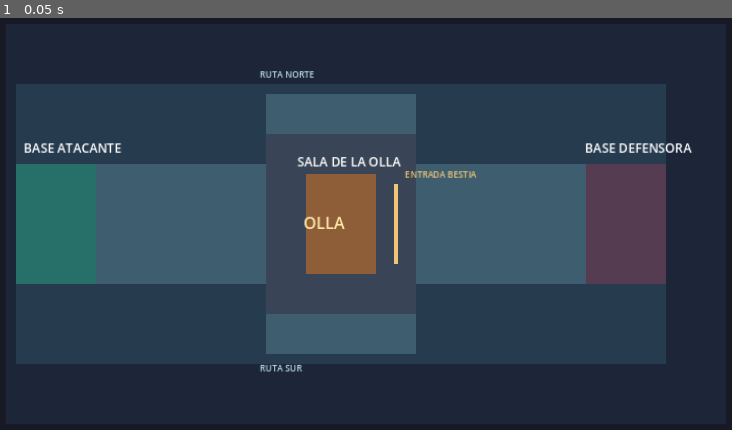
Above: before the commit, frame 1.
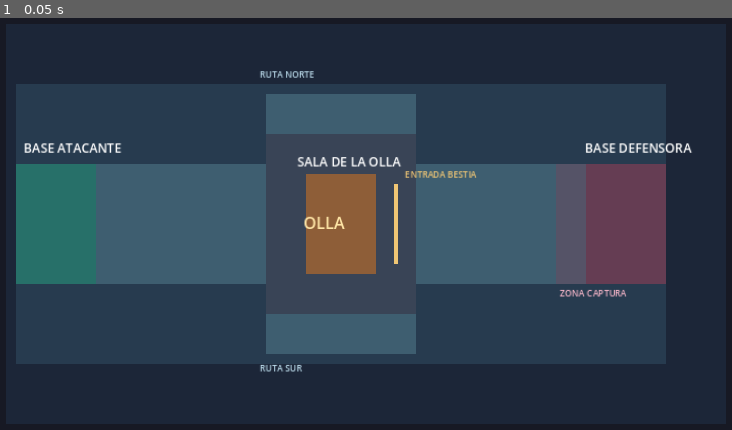
Above: after the commit, the same moment.

Repository: EstacioEA/TechnocumbIA
Game: Godot game, scene res://scenes/map/papoi_map.tscn
Two runs of this game, one before a commit and one after it. Both use one fixed random seed, a clock stepped at 60 frames per second and the inputs below. This scene is started directly instead of the project's main scene.
Inputs:
- Up to frame 1 (0.05 s): no input

The runs differ from the first frame. In frame 1, 0.1% of the frame differs, in the area x 76-86%, y 66-68%.

Commit message:
feat: add host-authorized Papoi pot zone validation

Diff:
--- a/scenes/objectives/papoi_objective_flow.tscn
+++ b/scenes/objectives/papoi_objective_flow.tscn
@@ -1,6 +1,10 @@
 [gd_scene load_steps=2 format=3]
 
 [ext_resource type="Script" path="res://scripts/objectives/papoi_objective_flow.gd" id="1_objective"]
+[ext_resource type="Script" path="res://scripts/objectives/papoi_pot_zone.gd" id="2_pot_zone"]
 
 [node name="PapoiObjectiveFlow" type="Node"]
 script = ExtResource("1_objective")
+
+[node name="PotZoneValidator" type="Node" parent="."]
+script = ExtResource("2_pot_zone")
--- a/scripts/map/papoi_map.gd
+++ b/scripts/map/papoi_map.gd
@@ -21,6 +21,7 @@
 const PAPA_SPAWN := Vector2(1010.0, 384.0)
 const BEAST_SPAWN := Vector2(1040.0, 512.0)
 const POT_ZONE := Rect2(544.0, 304.0, 112.0, 160.0)
+const CAPTURE_ZONE := Rect2(944.0, 288.0, 176.0, 192.0)
 const ESCAPE_ZONE := Rect2(80.0, 288.0, 128.0, 192.0)
 const ROUTES := [
 	Rect2(208.0, 288.0, 272.0, 192.0),
@@ -57,6 +58,9 @@
 
 func is_position_in_pot(position: Vector2) -> bool:
 	return POT_ZONE.has_point(position)
+
+func is_position_in_capture_zone(position: Vector2) -> bool:
+	return CAPTURE_ZONE.has_point(position)
 
 func is_position_in_escape(position: Vector2) -> bool:
 	return ESCAPE_ZONE.has_point(position)
@@ -132,6 +136,7 @@
 		special_spawns.add_child(marker)
 
 func _create_zones() -> void:
+	_create_zone("CaptureZone", CAPTURE_ZONE)
 	_create_zone("PotZone", POT_ZONE)
 	_create_zone("EscapeZone", ESCAPE_ZONE)
 
@@ -157,11 +162,13 @@
 	draw_rect(Rect2(80.0, 288.0, 128.0, 192.0), Color("#244e5a"), true)
 	draw_rect(Rect2(992.0, 288.0, 128.0, 192.0), Color("#563c50"), true)
 	draw_rect(Rect2(480.0, 240.0, 240.0, 288.0), Color("#394456"), true)
+	draw_rect(CAPTURE_ZONE, Color("#813f58", 0.35), true)
 	draw_rect(POT_ZONE, Color("#8e5e38"), true)
 	draw_rect(ESCAPE_ZONE, Color("#2a8c76", 0.55), true)
 	draw_line(Vector2(688.0, 320.0), Vector2(688.0, 448.0), Color("#f0c674"), 6.0)
 	draw_string(ThemeDB.fallback_font, Vector2(92.0, 270.0), "BASE ATACANTE", HORIZONTAL_ALIGNMENT_LEFT, -1, 20, Color.WHITE)
 	draw_string(ThemeDB.fallback_font, Vector2(990.0, 270.0), "BASE DEFENSORA", HORIZONTAL_ALIGNMENT_LEFT, -1, 20, Color.WHITE)
+	draw_string(ThemeDB.fallback_font, Vector2(950.0, 500.0), "ZONA CAPTURA", HORIZONTAL_ALIGNMENT_LEFT, -1, 14, Color("#f3b4c7"))
 	draw_string(ThemeDB.fallback_font, Vector2(530.0, 292.0), "SALA DE LA OLLA", HORIZONTAL_ALIGNMENT_LEFT, -1, 20, Color.WHITE)
 	draw_string(ThemeDB.fallback_font, Vector2(540.0, 392.0), "OLLA", HORIZONTAL_ALIGNMENT_LEFT, -1, 26, Color("#ffe6a7"))
 	draw_string(ThemeDB.fallback_font, Vector2(702.0, 310.0), "ENTRADA BESTIA", HORIZONTAL_ALIGNMENT_LEFT, -1, 14, Color("#f0c674"))
--- a/scripts/objectives/papoi_objective_flow.gd
+++ b/scripts/objectives/papoi_objective_flow.gd
@@ -1,8 +1,11 @@
 class_name PapoiObjectiveFlow
 extends Node
 
+const GameEnums = preload("res://scripts/shared/game_enums.gd")
+
 signal state_changed(snapshot: Dictionary)
 signal transition_rejected(reason: String)
+signal papa_zone_state_changed(papa_id: int, is_valid: bool)
 
 enum Phase {
 	ACTIVE,
@@ -46,6 +49,28 @@
 	papa_in_pot = is_valid
 	_emit_state()
 	return true
+
+func detect_papa_in_pot(
+	candidate_papa_id: int,
+	papa_state: int,
+	is_inside_zone: bool,
+	host_authorized: bool
+) -> bool:
+	if not host_authorized:
+		return _reject("Solo el host puede validar Papa dentro de la olla.")
+	if candidate_papa_id < 0:
+		return _reject("La Papa requiere un identificador válido.")
+	if phase != Phase.ACTIVE:
+		return _reject("La olla solo acepta Papa durante una ronda activa.")
+	var is_valid := (
+		is_inside_zone
+		and papa_state == GameEnums.PapaState.CAPTURED
+	)
+	papa_id = candidate_papa_id
+	papa_in_pot = is_valid
+	papa_zone_state_changed.emit(papa_id, papa_in_pot)
+	_emit_state()
+	return is_valid
 
 func start_cooking(host_authorized: bool) -> bool:
 	if not host_authorized:
--- /dev/null
+++ b/scripts/objectives/papoi_pot_zone.gd
@@ -0,0 +1,43 @@
+class_name PapoiPotZone
+extends Node
+
+signal papa_validation_changed(papa_id: int, is_valid: bool)
+signal validation_rejected(reason: String)
+
+const GameEnums = preload("res://scripts/shared/game_enums.gd")
+
+var papa_id := -1
+var papa_is_valid := false
+
+func evaluate_papa(
+	candidate_papa_id: int,
+	papa_state: int,
+	is_inside_zone: bool,
+	host_authorized: bool
+) -> bool:
+	if not host_authorized:
+		return _reject("Solo el host puede validar Papa dentro de la olla.")
+	if candidate_papa_id < 0:
+		return _reject("La Papa requiere un identificador válido.")
+	papa_id = candidate_papa_id
+	papa_is_valid = (
+		is_inside_zone
+		and papa_state == GameEnums.PapaState.CAPTURED
+	)
+	papa_validation_changed.emit(papa_id, papa_is_valid)
+	return papa_is_valid
+
+func clear(host_authorized: bool) -> bool:
+	if not host_authorized:
+		return _reject("Solo el host puede limpiar el estado de la olla.")
+	papa_id = -1
+	papa_is_valid = false
+	papa_validation_changed.emit(papa_id, false)
+	return true
+
+func is_valid() -> bool:
+	return papa_is_valid
+
+func _reject(reason: String) -> bool:
+	validation_rejected.emit(reason)
+	return false
--- /dev/null
+++ b/tests/qa/k02_pot_zone_test.gd
@@ -0,0 +1,55 @@
+extends SceneTree
+
+const FLOW_SCENE := preload("res://scenes/objectives/papoi_objective_flow.tscn")
+const MAP_SCENE := preload("res://scenes/map/papoi_map.tscn")
+const GameEnums = preload("res://scripts/shared/game_enums.gd")
+
+var _failures: Array[String] = []
+
+func _init() -> void:
+	var map = MAP_SCENE.instantiate()
+	var flow = FLOW_SCENE.instantiate()
+	if map == null or flow == null:
+		_fail("K02 scenes did not instantiate")
+		_finish()
+		return
+	root.add_child(map)
+	root.add_child(flow)
+	await process_frame
+
+	_assert_capture_zone(map)
+	_assert_pot_validation(flow, map)
+	_finish()
+
+func _assert_capture_zone(map) -> void:
+	if map.get_node_or_null("CaptureZone") == null:
+		_fail("capture zone node is missing")
+	if not map.is_position_in_capture_zone(Vector2(1000.0, 384.0)):
+		_fail("defender base position must be inside capture zone")
+
+func _assert_pot_validation(flow, map) -> void:
+	var papa_position := Vector2(600.0, 384.0)
+	if not map.is_position_in_pot(papa_position):
+		_fail("pot center must be inside pot zone")
+	if flow.detect_papa_in_pot(7, GameEnums.PapaState.FREE, true, true):
+		_fail("free Papa must not be valid in pot")
+	if flow.detect_papa_in_pot(7, GameEnums.PapaState.CAPTURED, false, true):
+		_fail("captured Papa outside pot must not be valid")
+	if not flow.detect_papa_in_pot(7, GameEnums.PapaState.CAPTURED, true, true):
+		_fail("captured Papa inside pot must be valid")
+	if flow.detect_papa_in_pot(7, GameEnums.PapaState.CAPTURED, true, false):
+		_fail("unauthorized host transition must be rejected")
+	if not flow.papa_in_pot:
+		_fail("valid Papa detection must update flow state")
+
+func _fail(message: String) -> void:
+	_failures.append(message)
+
+func _finish() -> void:
+	if _failures.is_empty():
+		print("K02_POT_ZONE_TEST: PASS")
+		quit(0)
+		return
+	for failure in _failures:
+		push_error("K02_POT_ZONE_TEST: %s" % failure)
+	quit(1)
Not shown, changed: AI_TRACE.md
Not shown, added: docs/handoffs/2026-10-10-0055-K02-pot-zone.md
Not shown, changed: docs/specs/Krystal_Giraldo/TASKS.md
